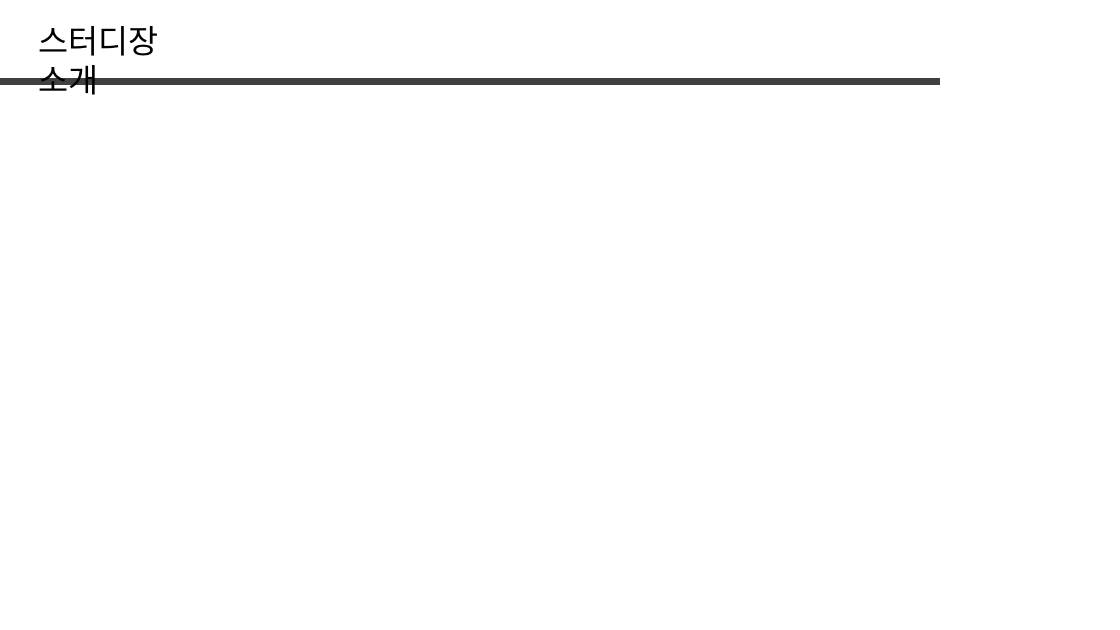
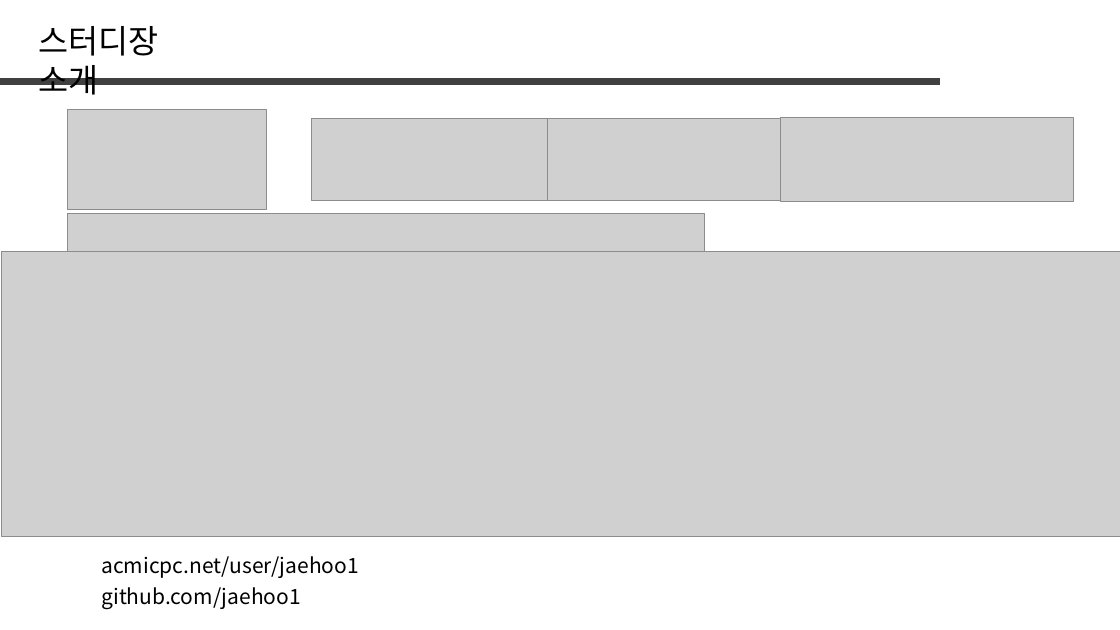
Before and after one commit to jaehoo1/PS-study, a slide deck: slide 2 of study/1_OT.pptx. Drawn at 1120x630 pixels with LibreOffice and Linux fonts; fonts in the diff are those of the drawing; grey boxes stand for pictures. Boxes give left, top, right and bottom in pixels: in the first picture for what was removed or moved away, otherwise in the second. Text is boxed around its words. In the diff, an @@ line names an element or a change of style, - is before the commit and + after.

```diff
--- a/study/1_OT.pptx
+++ b/study/1_OT.pptx
@@ picture added at (x1=68, y1=110, x2=266, y2=210) @@
@@ picture added at (x1=312, y1=118, x2=602, y2=201) @@
@@ picture added at (x1=548, y1=118, x2=839, y2=201) @@
@@ picture added at (x1=781, y1=118, x2=1074, y2=202) @@
@@ picture added at (x1=68, y1=213, x2=705, y2=263) @@
@@ picture added at (x1=1, y1=252, x2=1120, y2=536) @@
@@ text added at (x1=101, y1=556, x2=358, y2=578), 18 pt, text #000000 @@
+acmicpc.net/user/jaehoo1
@@ text added at (x1=101, y1=587, x2=301, y2=609), 18 pt, text #000000 @@
+github.com/jaehoo1
```
Also in this commit, not shown: 1 other slide changed, 2 slides added, 1 other file.
